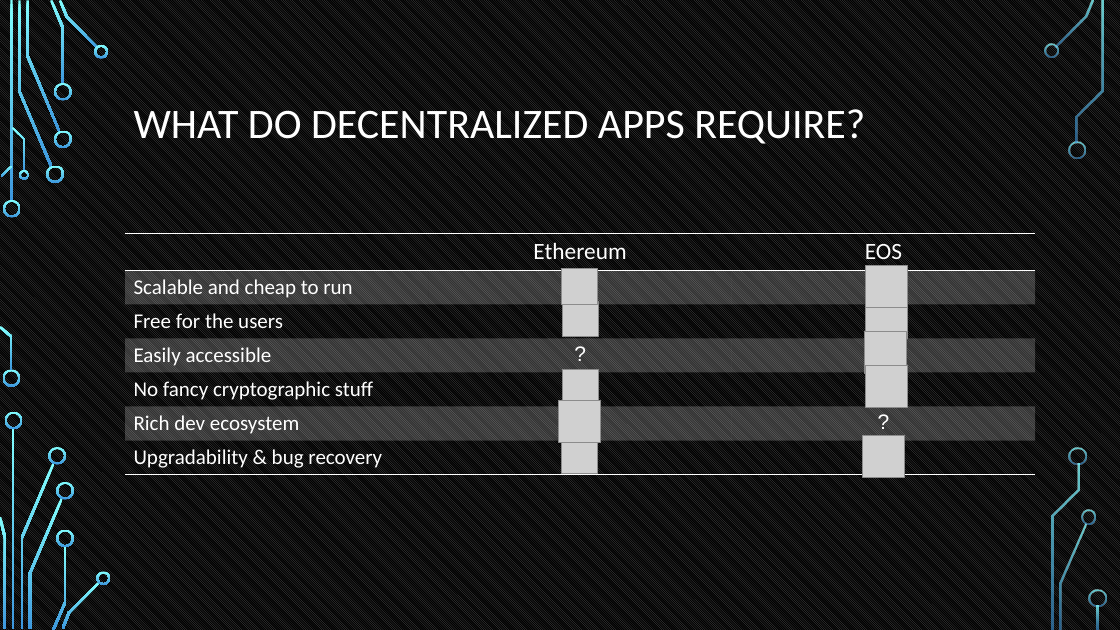
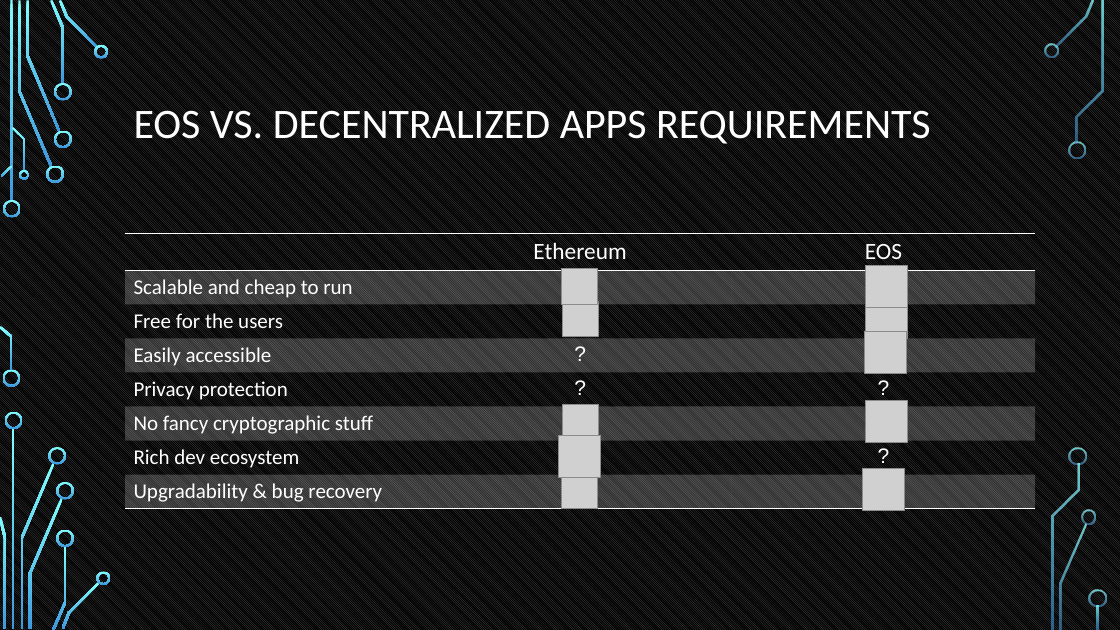
Before and after one commit to tokenika/tokenika.github.io, a slide deck: slide 45 of WarsawBlock(3).pptx (slide 35 before the commit). Drawn at 1120x630 pixels with LibreOffice and Linux fonts; fonts in the diff are those of the drawing; grey boxes stand for pictures; background and template pictures are left out. Boxes give left, top, right and bottom in pixels: in the first picture for what was removed or moved away, otherwise in the second. Text is boxed around its words. In the diff, an @@ line names an element or a change of style, - is before the commit and + after.

```diff
--- a/WarsawBlock(3).pptx
+++ b/WarsawBlock(3).pptx
@@ title at bbox=[134, 110, 931, 144]: text changed @@
-WHAT DO DECENTRALIZED APPS REQUIRE?
+EOS VS. DECENTRALIZED APPS REQUIREMENTS
@@ table at bbox=[125, 234, 1035, 508] @@
+row 5: Privacy protection | ? | ?
@@ 5 pictures: place and size @@
-5 pictures at bbox=[559, 365, 907, 477]
+5 pictures at bbox=[559, 400, 907, 510]
```
Also in this commit, not shown: 21 other slides changed, 1 slide added, 4 other files.
